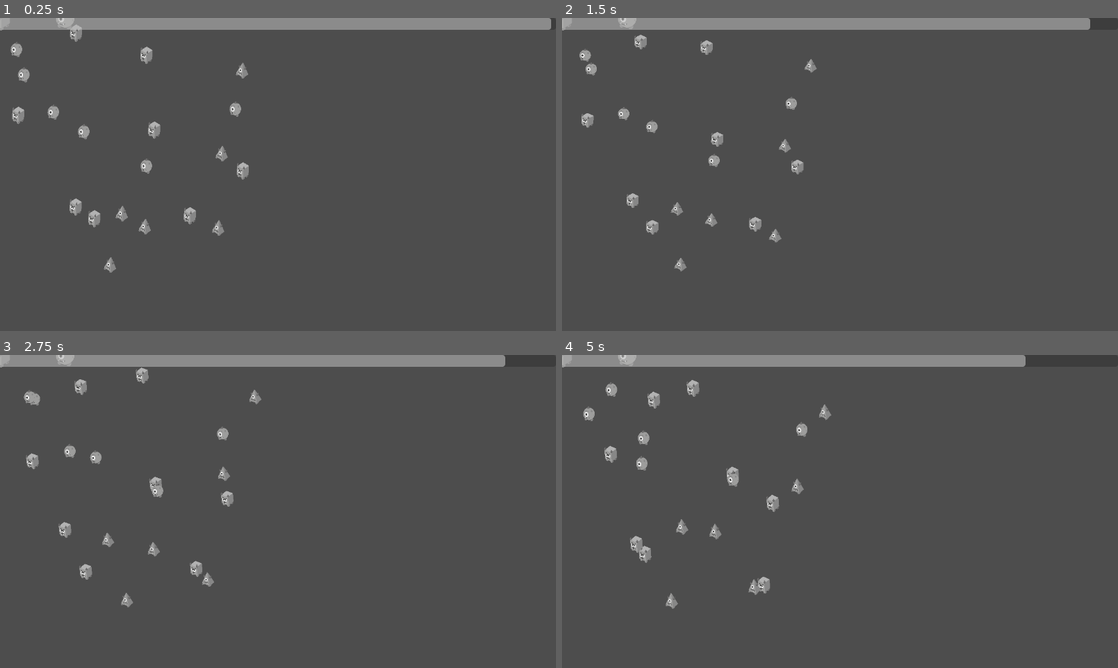
Above: before the commit, frames 1-4 (two rows, left to right).
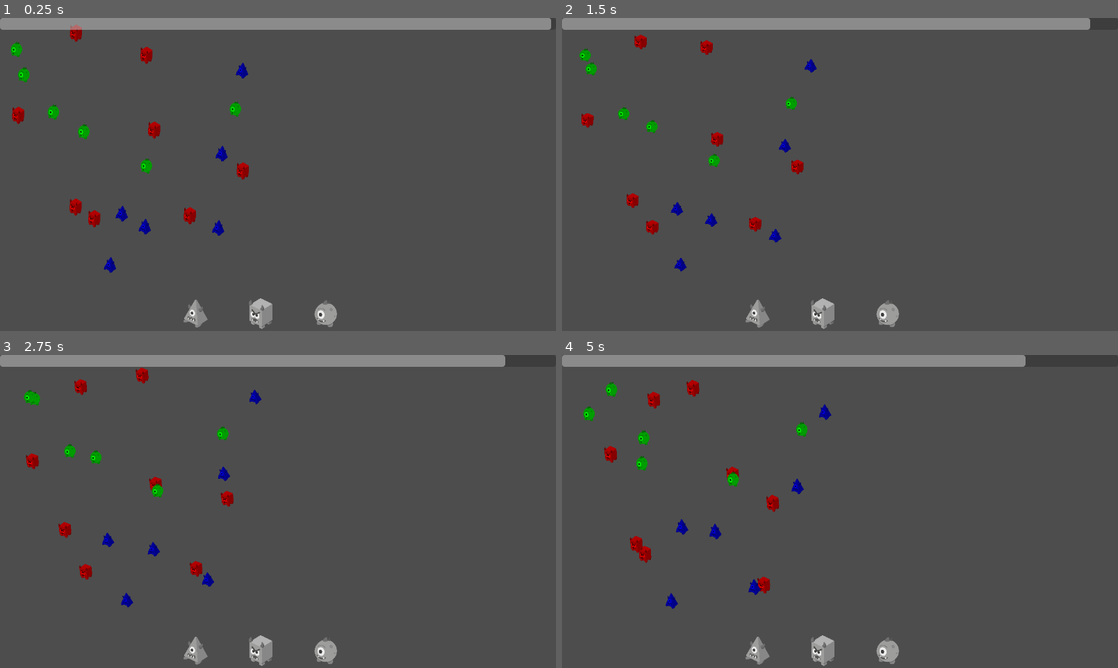
Above: after the commit, the same moments.

Repository: Hunter-Soft/Prototipo-MonstrosSA
Game: Godot game, scene res://Scenes/Level01Test.tscn
Same seed, same stepped clock (60 frames per second), same inputs: the game is played once before the commit and once after it.
Inputs (mouse positions are in pixels of both pictures, inside the frame that each line leads up to):
- Up to frame 1 (0.25 s): no input
- Up to frame 2 (1.5 s): drag from (656, 218) to (795, 108) at 0.52 s; drag from (795, 105) to (650, 224) at 1.27 s
- Up to frame 3 (2.75 s): move the mouse to (94, 461) at 2.02 s; click (94, 461) at 2.17 s
- Up to frame 4 (5 s): drag from (756, 570) to (784, 433) at 2.77 s; drag from (701, 383) to (795, 433) at 3.52 s; drag from (612, 392) to (801, 430) at 4.27 s

The runs differ from the first frame. In frame 1, 2.4% of the frame differs, in the area x 0-61%, y 0-100%; in frame 2, 2.2%; in frame 3, 2.2%; in frame 4, 2.4%.

Commit message:
Mudança na posição do order manager e colocado shaders nos monstros

Diff:
--- a/tavis_4_project/Objects/Prefabs/monster1.tscn
+++ b/tavis_4_project/Objects/Prefabs/monster1.tscn
@@ -13,6 +13,23 @@
 
 [sub_resource type="RectangleShape2D" id="RectangleShape2D_4yboc"]
 size = Vector2(30, 34)
+
+[sub_resource type="Shader" id="Shader_vv17c"]
+code = "shader_type canvas_item;
+
+uniform vec4 tint_color : source_color = vec4(1.0);
+
+void fragment()
+{
+    vec4 tex = texture(TEXTURE, UV);
+
+    COLOR = tex * tint_color;
+}
+"
+
+[sub_resource type="ShaderMaterial" id="ShaderMaterial_56dyf"]
+shader = SubResource("Shader_vv17c")
+shader_parameter/tint_color = Color(1, 1, 1, 1)
 
 [node name="Monster1" type="CharacterBody2D" unique_id=1365438596]
 collision_layer = 2
@@ -39,6 +56,8 @@
 position = Vector2(0, 15)
 
 [node name="AnimatedSprite2D" type="AnimatedSprite2D" parent="feet_pivot" unique_id=448399411]
+texture_filter = 5
+material = SubResource("ShaderMaterial_56dyf")
 position = Vector2(0, -11)
 scale = Vector2(0.15469614, 0.15469602)
 sprite_frames = ExtResource("3_4yboc")
--- a/tavis_4_project/Objects/Prefabs/monsterController.gd
+++ b/tavis_4_project/Objects/Prefabs/monsterController.gd
@@ -9,7 +9,6 @@
 @export var squish_speed := 2
 
 var time := 0.0
-
 
 @export var animation_resource: AnimationResource
 
@@ -37,6 +36,22 @@
 
 # Called when the node enters the scene tree for the first time.
 func _ready() -> void:
+	var sprite := $feet_pivot/AnimatedSprite2D
+
+	sprite.material = sprite.material.duplicate()
+
+	var mat := sprite.material as ShaderMaterial
+
+	match monster_type:
+		monsterType.Example_01:
+			mat.set_shader_parameter("tint_color", Color.RED)
+
+		monsterType.Example_02:
+			mat.set_shader_parameter("tint_color", Color.GREEN)
+
+		monsterType.Example_03:
+			mat.set_shader_parameter("tint_color", Color.BLUE)
+
 	action_timer.wait_time = action_cooldown
 	action_timer.connect("timeout", func():
 		walkState(action_cooldown, distance_to_travel, speed)
--- a/tavis_4_project/Objects/Prefabs/orderManager.gd
+++ b/tavis_4_project/Objects/Prefabs/orderManager.gd
@@ -66,6 +66,7 @@
 		new_flag.sprite_frames = monster_sprites[order_list[i]]
 		#glo
 		#new_flag.global_position = Vector2(0 + i *80,0)
+		new_flag.scale = Vector2(0.3, 0.3)
 		add_child(new_flag)
 		#print(i)
 
@@ -75,12 +76,12 @@
 func sort_positions() -> void:
 	print("XXXXX")
 	var children = get_children(false)
-	var start_x = -offset.x * (children.size() - 1) * 0.5
+	var start_x = -offset.x * (children.size() - 1) * 0.5 + 600
 	print(start_x)
 	print(children.size()-1)
 
 	for i in range(children.size()):
-		children[i].position = Vector2(start_x + i * offset.x, 0)
+		children[i].position = Vector2(start_x + i * offset.x, 680)
 
 func selectMonster(monster: MonsterController) -> void:
 	if order_list.is_empty():
--- a/tavis_4_project/Scenes/Level01Test.tscn
+++ b/tavis_4_project/Scenes/Level01Test.tscn
@@ -3,7 +3,7 @@
 [ext_resource type="PackedScene" uid="uid://cv4i0lw13vvs3" path="res://Objects/Components/spawnerComponent.tscn" id="1_3wvi2"]
 [ext_resource type="Script" uid="uid://d1blgyuv5oscy" path="res://Scenes/gameManager.gd" id="1_anx0o"]
 [ext_resource type="Script" uid="uid://ds4tvie5tgdp7" path="res://Scenes/draggingManager.gd" id="1_klblu"]
-[ext_resource type="PackedScene" uid="uid://csa8lrpinxgke" path="res://Objects/Prefabs/Monster1.tscn" id="3_cps6d"]
+[ext_resource type="PackedScene" uid="uid://csa8lrpinxgke" path="res://Objects/Prefabs/monster1.tscn" id="3_cps6d"]
 [ext_resource type="PackedScene" uid="uid://b5u0dlkfvv0gb" path="res://Objects/Prefabs/monster2.tscn" id="4_5ad2a"]
 [ext_resource type="PackedScene" uid="uid://bqsufogqoftxd" path="res://Objects/Prefabs/orderManager.tscn" id="6_5ad2a"]
 [ext_resource type="PackedScene" uid="uid://bk1k8kyraa6kg" path="res://Objects/Prefabs/monster3.tscn" id="6_awh1v"]
--- /dev/null
+++ b/tavis_4_project/shaders/palette.tres
@@ -0,0 +1,6 @@
+[gd_resource type="VisualShader" format=3 uid="uid://dfxt3jk54ph5o"]
+
+[resource]
+mode = 1
+flags/light_only = false
+nodes/vertex/0/position = Vector2(400, 160)
--- /dev/null
+++ b/tavis_4_project/shaders/palette_swap.tres
@@ -0,0 +1,73 @@
+[gd_resource type="VisualShader" format=3 uid="uid://7jwpw4ccw3o3"]
+
+[sub_resource type="VisualShaderNodeInput" id="VisualShaderNodeInput_2quu1"]
+input_name = "texture"
+
+[sub_resource type="VisualShaderNodeTexture" id="VisualShaderNodeTexture_wxuq5"]
+source = 5
+
+[sub_resource type="VisualShaderNodeTexture2DParameter" id="VisualShaderNodeTexture2DParameter_sktee"]
+parameter_name = "original_palette"
+
+[sub_resource type="VisualShaderNodeTexture2DParameter" id="VisualShaderNodeTexture2DParameter_q5ui8"]
+parameter_name = "new_palette"
+
+[sub_resource type="VisualShaderNodeIntParameter" id="VisualShaderNodeIntParameter_v0s2l"]
+parameter_name = "colors_count"
+
+[sub_resource type="VisualShaderNodeExpression" id="VisualShaderNodeExpression_5lhqi"]
+size = Vector2(1180, 620)
+expression = "vec2 new_uv = vec2(0, 0);
+
+for (int i = 0; i < colors_count; i++) {
+    float u = (float(i) + 0.5) / float(colors_count);
+    float v = 0.5;
+    vec2 uv = vec2(u, v);
+    vec4 original_palette_color = texture(original_palette, uv);
+    float dist = distance(color, original_palette_color);
+
+    if (dist == 0.0) {
+        new_uv = uv;
+        break;
+    }
+}
+
+new_color = texture(new_palette, new_uv);"
+
+[resource]
+mode = 1
+flags/light_only = false
+preview_params/colors_count = "0"
+nodes/fragment/0/position = Vector2(2240, 220)
+nodes/fragment/2/node = SubResource("VisualShaderNodeInput_2quu1")
+nodes/fragment/2/position = Vector2(-20, 160)
+nodes/fragment/3/node = SubResource("VisualShaderNodeTexture_wxuq5")
+nodes/fragment/3/position = Vector2(400, -20)
+nodes/fragment/4/node = SubResource("VisualShaderNodeTexture2DParameter_sktee")
+nodes/fragment/4/position = Vector2(-60, 340)
+nodes/fragment/5/node = SubResource("VisualShaderNodeTexture2DParameter_q5ui8")
+nodes/fragment/5/position = Vector2(-60, 700)
+nodes/fragment/6/node = SubResource("VisualShaderNodeIntParameter_v0s2l")
+nodes/fragment/6/position = Vector2(-40, 1060)
+nodes/fragment/7/node = SubResource("VisualShaderNodeExpression_5lhqi")
+nodes/fragment/7/position = Vector2(780, 240)
+nodes/fragment/7/size = Vector2(1180, 620)
+nodes/fragment/7/input_ports = "0,5,color;1,8,original_palette;2,8,new_palette;3,1,colors_count;"
+nodes/fragment/7/output_ports = "0,5,new_color;"
+nodes/fragment/7/expression = "vec2 new_uv = vec2(0, 0);
+
+for (int i = 0; i < colors_count; i++) {
+    float u = (float(i) + 0.5) / float(colors_count);
+    float v = 0.5;
+    vec2 uv = vec2(u, v);
+    vec4 original_palette_color = texture(original_palette, uv);
+    float dist = distance(color, original_palette_color);
+
+    if (dist == 0.0) {
+        new_uv = uv;
+        break;
+    }
+}
+
+new_color = texture(new_palette, new_uv);"
+nodes/fragment/connections = PackedInt32Array(2, 0, 3, 2, 3, 0, 7, 0, 4, 0, 7, 1, 5, 0, 7, 2, 6, 0, 7, 3, 7, 0, 0, 0)
Binary file added: tavis_4_project/Sprites/a.png
Not shown, added: tavis_4_project/Sprites/a.png.import
Binary file added: tavis_4_project/Sprites/b.png
Not shown, added: tavis_4_project/Sprites/b.png.import
